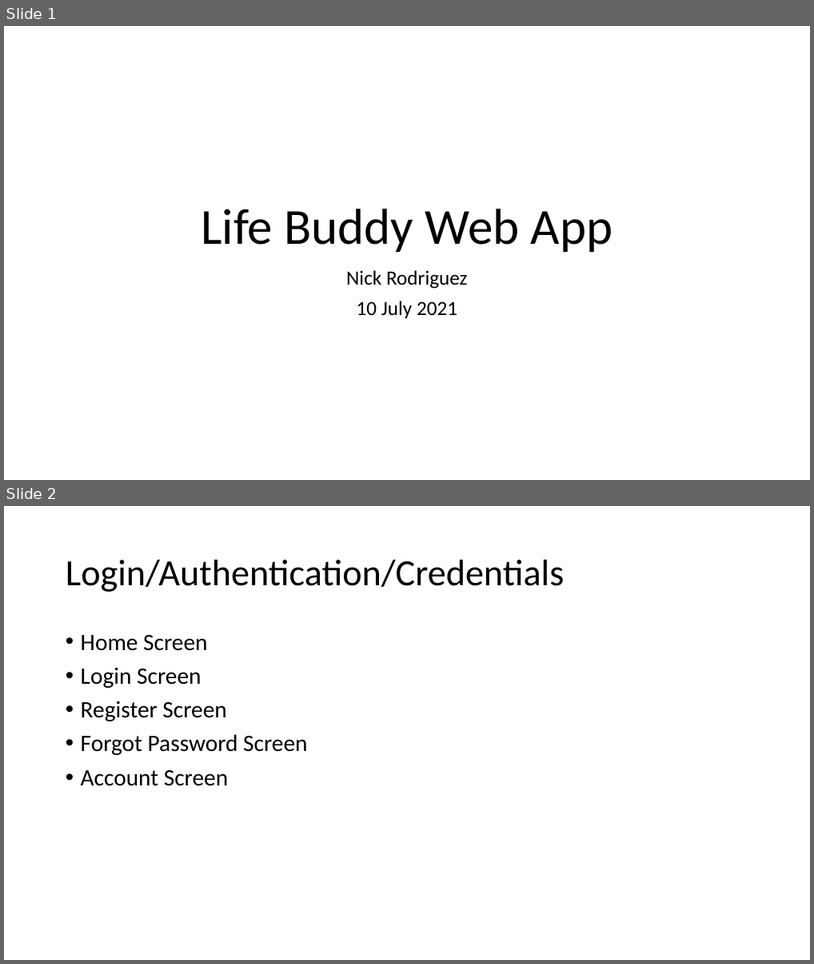
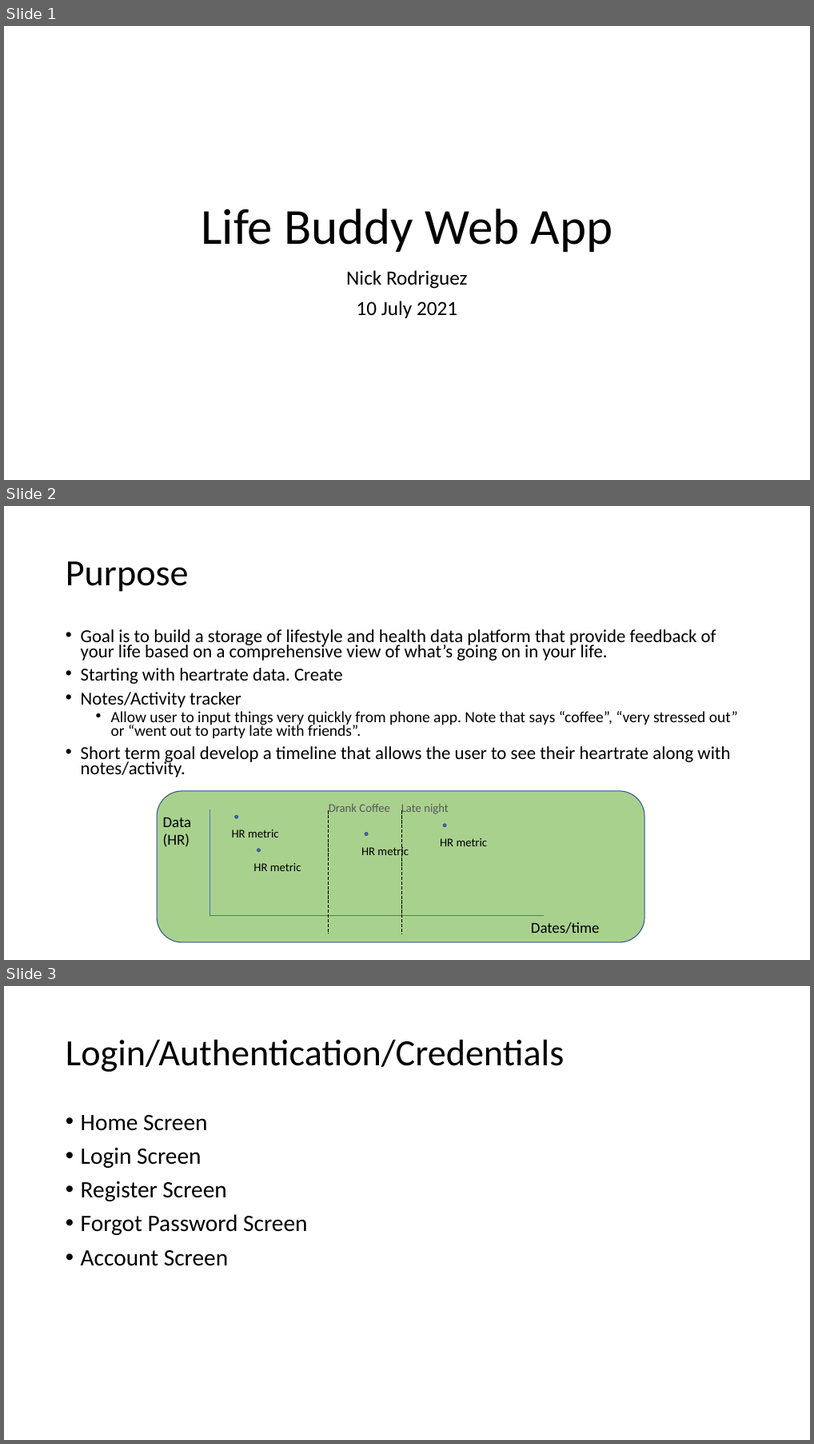
Before and after one commit to costa-rica/lifeBuddyWebApp_v1, a slide deck: misc/Life Buddy Web App.pptx. Shown one above the other, each under a label of ours: slides 1 and 2 before the commit, slides 1, 2 and 3 after it. The pictures are 814x964 and 814x1444 pixels, drawn with LibreOffice and Linux fonts; fonts in the diff are those of the drawing. Boxes give left, top, right and bottom in pixels: in the first picture for what was removed or moved away, otherwise in the second. Text is boxed around its words. In the diff, an @@ line names an element or a change of style, - is before the commit and + after.

```diff
--- a/misc/Life Buddy Web App.pptx
+++ b/misc/Life Buddy Web App.pptx
@@ slide 2 added at box(4, 506, 810, 960), background #C0C0C0 @@
@@ title added at box(66, 561, 189, 592), 44 pt, text #000000 @@
+Purpose
@@ text added at box(81, 629, 738, 777), 21.7 pt, text #000000 @@
+• Goal is to build a storage of lifestyle and health data platform that provide feedback of your life based on a comprehensive view of what’s going on in your life.
+• Starting with heartrate data. Create
+• Notes/Activity tracker
+  • Allow user to input things very quickly from phone app. Note that says “coffee”, “very stressed out” or “went out to party late with friends”.
+• Short term goal develop a timeline that allows the user to see their heartrate along with notes/activity.
@@ rounded rectangle added at box(157, 791, 646, 942), fill #A9D18E, outline #325491 1 pt @@
@@ text added at box(163, 817, 192, 847), 18 pt, text #000000 @@
+Data (HR)
@@ line added from (210, 809) to (210, 915), #4472C4 0.5 pt @@
@@ ellipse added at box(235, 815, 238, 818), fill #4472C4, outline #325491 1 pt @@
@@ line added from (329, 810) to (329, 933), #000000 0.5 pt dashed @@
@@ text added at box(329, 804, 390, 812), 14 pt, text #595959 @@
+Drank Coffee
@@ line added from (402, 810) to (402, 934), #000000 0.5 pt dashed @@
@@ text added at box(402, 804, 449, 814), 14 pt, text #595959 @@
+Late night
@@ text added at box(232, 829, 279, 837), 14 pt, text #000000 @@
+HR metric
@@ ellipse added at box(365, 832, 368, 835), fill #4472C4, outline #325491 1 pt @@
@@ text added at box(440, 838, 488, 846), 14 pt, text #000000 @@
+HR metric
@@ ellipse added at box(444, 824, 447, 827), fill #4472C4, outline #325491 1 pt @@
@@ text added at box(254, 863, 302, 871), 14 pt, text #000000 @@
+HR metric
@@ ellipse added at box(258, 848, 261, 852), fill #4472C4, outline #325491 1 pt @@
@@ text added at box(362, 844, 409, 858), 14 pt, text #000000 @@
+HR metric
@@ line added from (210, 915) to (544, 915), #4472C4 0.5 pt @@
@@ text added at box(531, 922, 600, 933), 18 pt, text #000000 @@
+Dates/time
@@ what was slide 2 is now slide 3 @@
```
Also in this commit, not shown: 1 slide changed, 16 other files.
